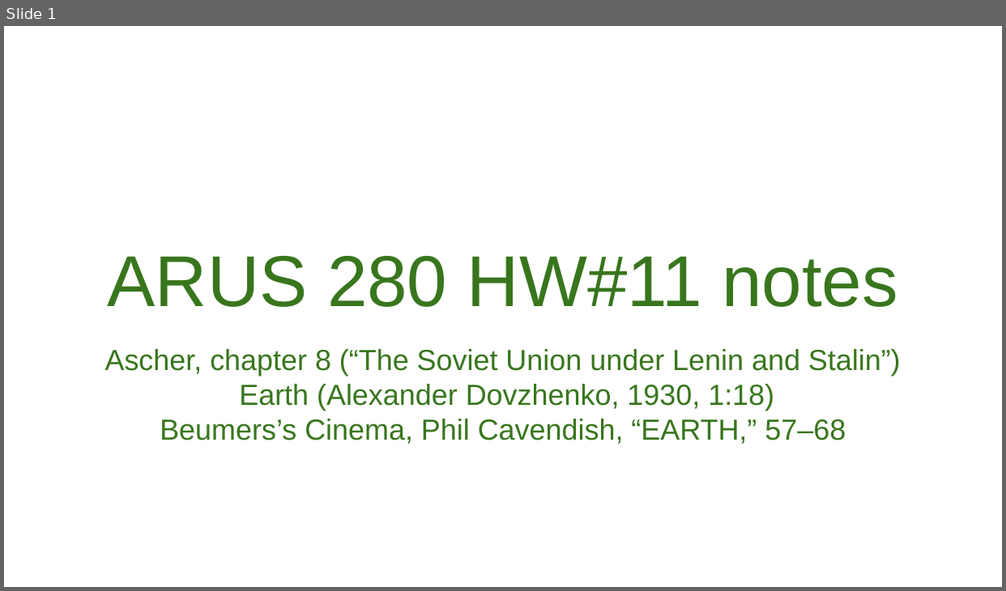
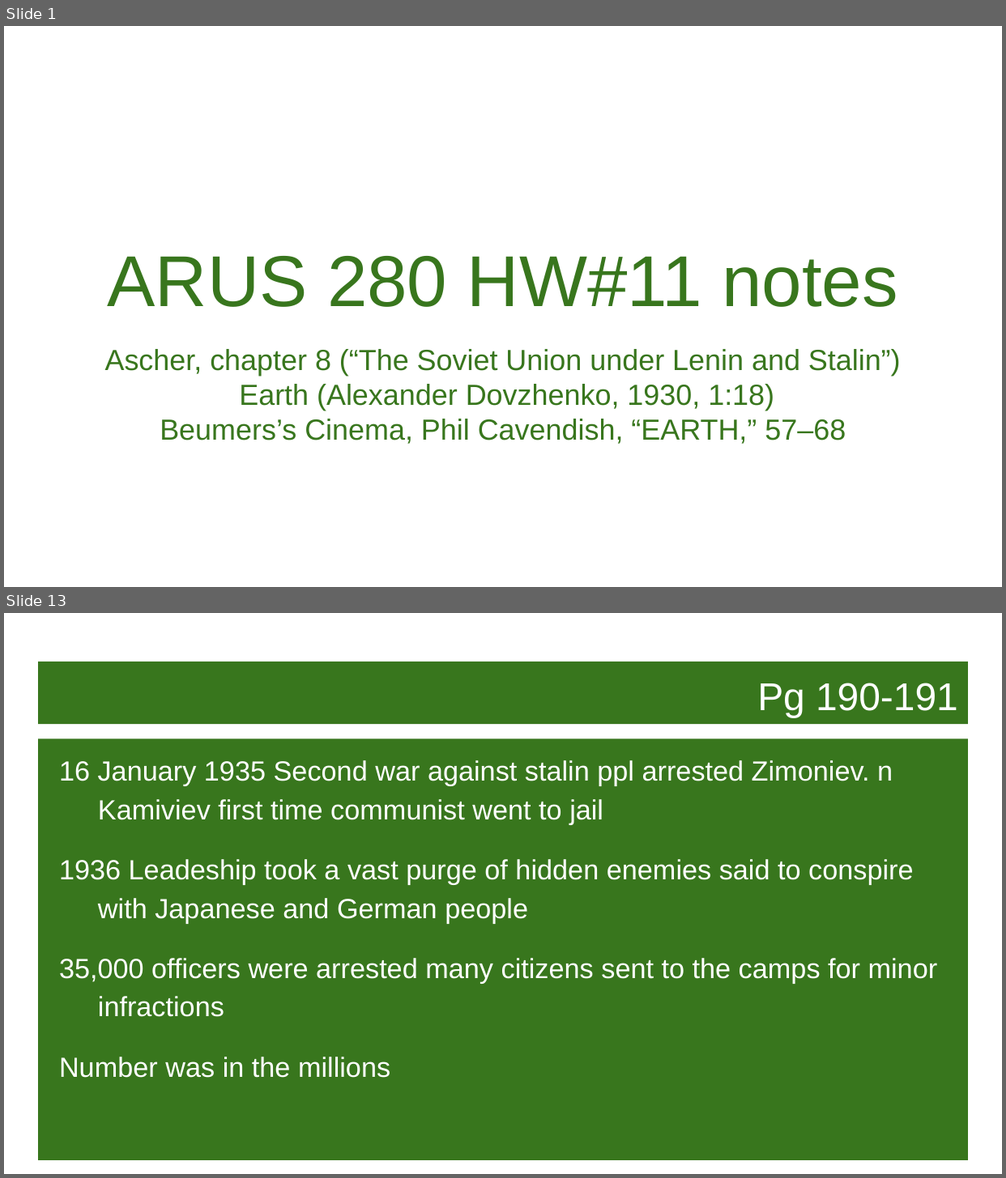
Before and after one commit to MichaelOdumosu57/Spring_2017, a slide deck: Spring 2017 Semester/Music or Arts/ARUS HW/11 ARUS HW/ARUS 280 HW#11 notes.pptx. Shown one above the other, each under a label of ours: slide 1 before the commit, slides 1 and 13 after it; the slides between them are not shown. The pictures are 1006x591 and 1006x1178 pixels, drawn with LibreOffice and Linux fonts; fonts in the diff are those of the drawing; background and template pictures are left out. Boxes give left, top, right and bottom in pixels: in the first picture for what was removed or moved away, otherwise in the second. Text is boxed around its words. In the diff, an @@ line names an element or a change of style, - is before the commit and + after.

```diff
--- a/Spring 2017 Semester/Music or Arts/ARUS HW/11 ARUS HW/ARUS 280 HW#11 notes.pptx
+++ b/Spring 2017 Semester/Music or Arts/ARUS HW/11 ARUS HW/ARUS 280 HW#11 notes.pptx
@@ slide 13 added at bbox=[4, 613, 1002, 1174], background picture (left out) @@
@@ title added at bbox=[38, 662, 968, 725], fill #38761D, 28 pt, text #FFFFFF @@
+Pg 190-191
@@ text added at bbox=[38, 739, 968, 1161], fill #38761D, 20 pt, text #FFFFFF @@
+16 January 1935 Second war against stalin ppl arrested Zimoniev. n Kamiviev first time communist went to jail
+1936 Leadeship took a vast purge of hidden enemies said to conspire with Japanese and German people
+35,000 officers were arrested many citizens sent to the camps for minor infractions
+Number was in the millions
```
Also in this commit, not shown: 4 slides changed, 14 other slides added, 1 slide removed, 42 other files.
